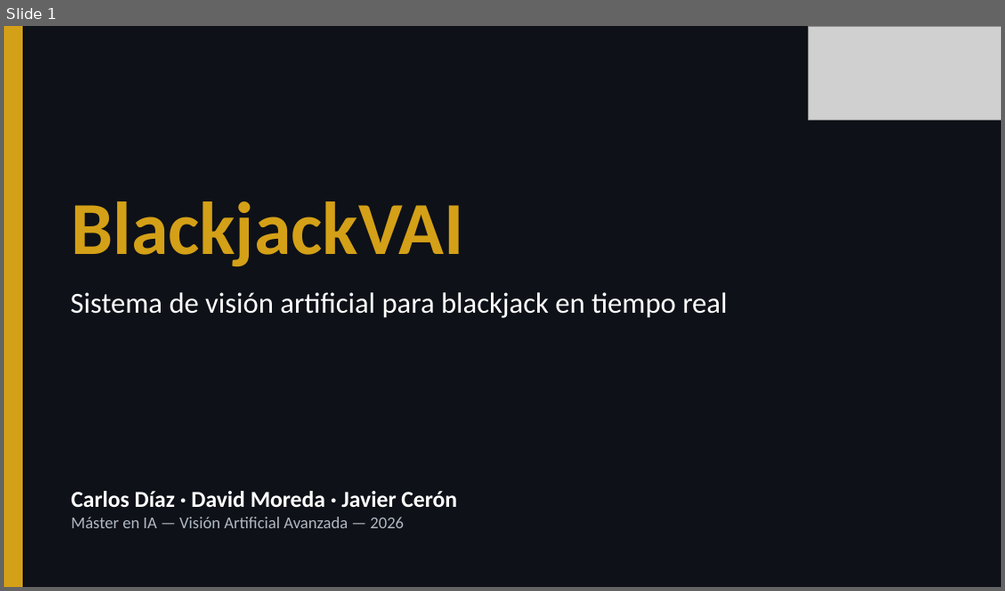
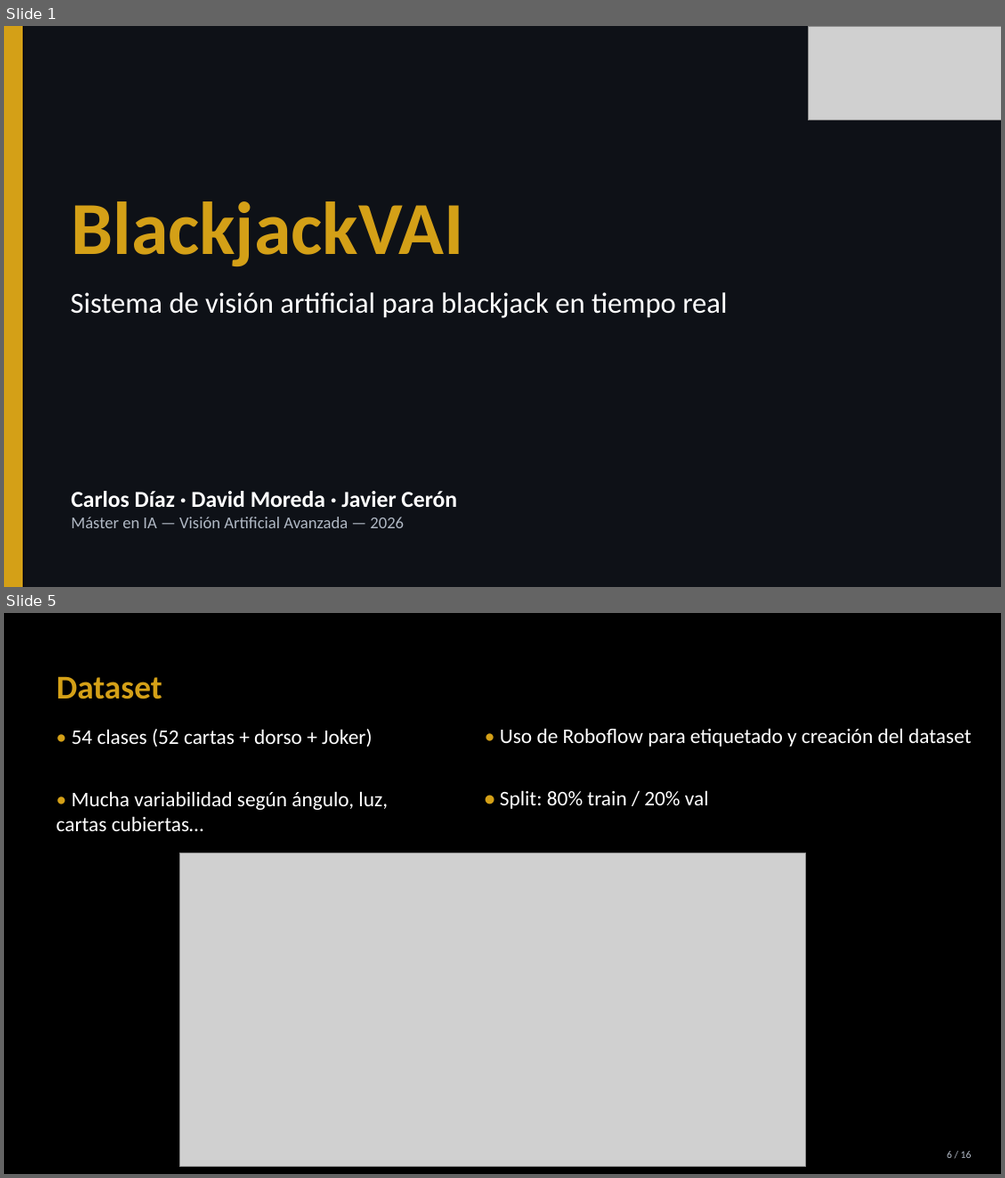
Before and after one commit to davidmoreda/blackjack-VAI, a slide deck: docs/presentation_assets/BlackjackVAI_presentacion.pptx. Shown one above the other, each under a label of ours: slide 1 before the commit, slides 1 and 5 after it; the slides between them are not shown. The pictures are 1005x591 and 1005x1178 pixels, drawn with LibreOffice and Linux fonts; fonts in the diff are those of the drawing; grey boxes stand for pictures. Boxes give left, top, right and bottom in pixels: in the first picture for what was removed or moved away, otherwise in the second. Text is boxed around its words. In the diff, an @@ line names an element or a change of style, - is before the commit and + after.

```diff
--- a/docs/presentation_assets/BlackjackVAI_presentacion.pptx
+++ b/docs/presentation_assets/BlackjackVAI_presentacion.pptx
@@ slide 5 added at [4, 613, 1001, 1174], background #000000 @@
@@ text added at [57, 676, 162, 699], 32 pt, text #D4A017, bold @@
+Dataset
@@ text added at [57, 729, 388, 831], 20 pt, text #FFFFFF @@
+• 54 clases (52 cartas + dorso + Joker)
+• Mucha variabilidad según ángulo, luz, cartas cubiertas…
@@ text added at [500, 728, 971, 809], 20 pt, text #FFFFFF @@
+• Uso de Roboflow para etiquetado y creación del dataset
+• Split: 80% train / 20% val
@@ picture added at [179, 852, 806, 1167] @@
@@ text added at [947, 1151, 971, 1158], 10 pt, text #B0B8C4 @@
+6 / 16
```
Also in this commit, not shown: 6 slides changed, 8 other slides added, 5 slides removed, 1 other file.
